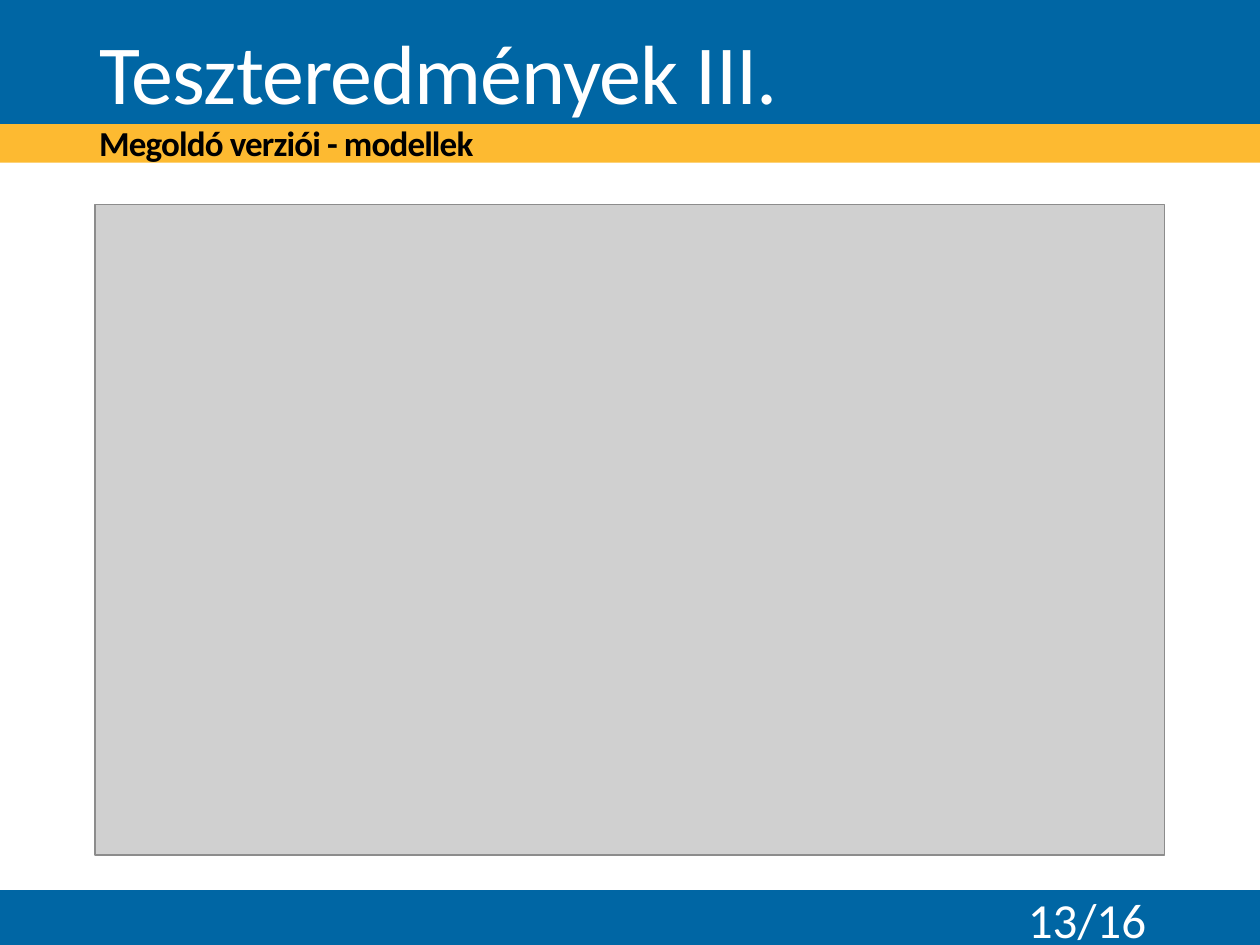
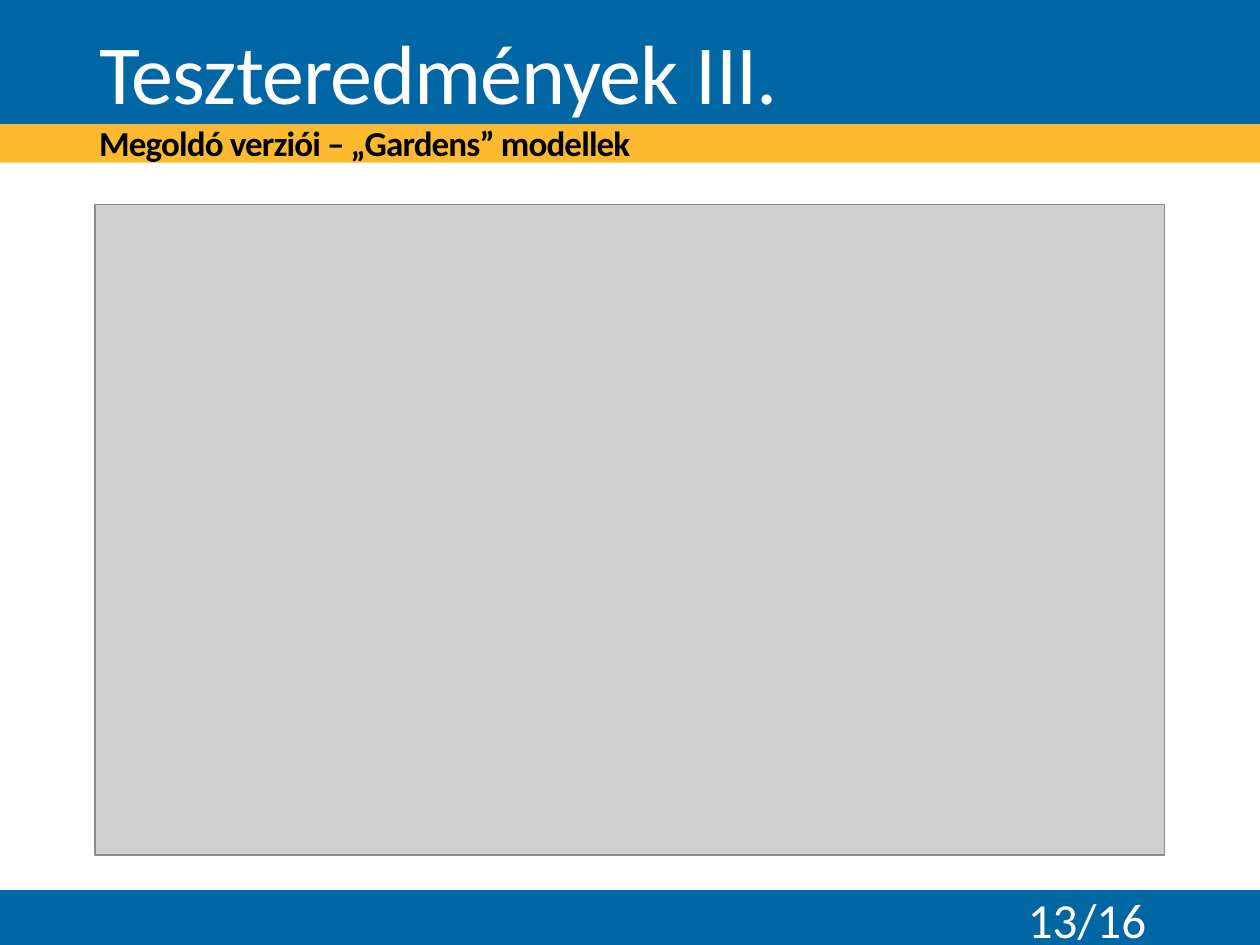
Before and after one commit to Teaching-projects/SZE-Peku221b, a slide deck: slide 13 of CP_Dolgozat/Előadás/Logikai feladványok megoldása korlátprogramozással.pptx. Drawn at 1260x945 pixels with LibreOffice and Linux fonts; fonts in the diff are those of the drawing; grey boxes stand for pictures; background and template pictures are left out. Boxes give left, top, right and bottom in pixels: in the first picture for what was removed or moved away, otherwise in the second. Text is boxed around its words. In the diff, an @@ line names an element or a change of style, - is before the commit and + after.

```diff
--- a/CP_Dolgozat/Előadás/Logikai feladványok megoldása korlátprogramozással.pptx
+++ b/CP_Dolgozat/Előadás/Logikai feladványok megoldása korlátprogramozással.pptx
@@ title at bbox=[99, 45, 778, 165]: text changed @@
-Teszteredmények III.
-Megoldó verziói - modellek
+Teszteredmények III.
+Megoldó verziói – „Gardens” modellek
```
Also in this commit, not shown: 9 other slides changed, 1 other file.
